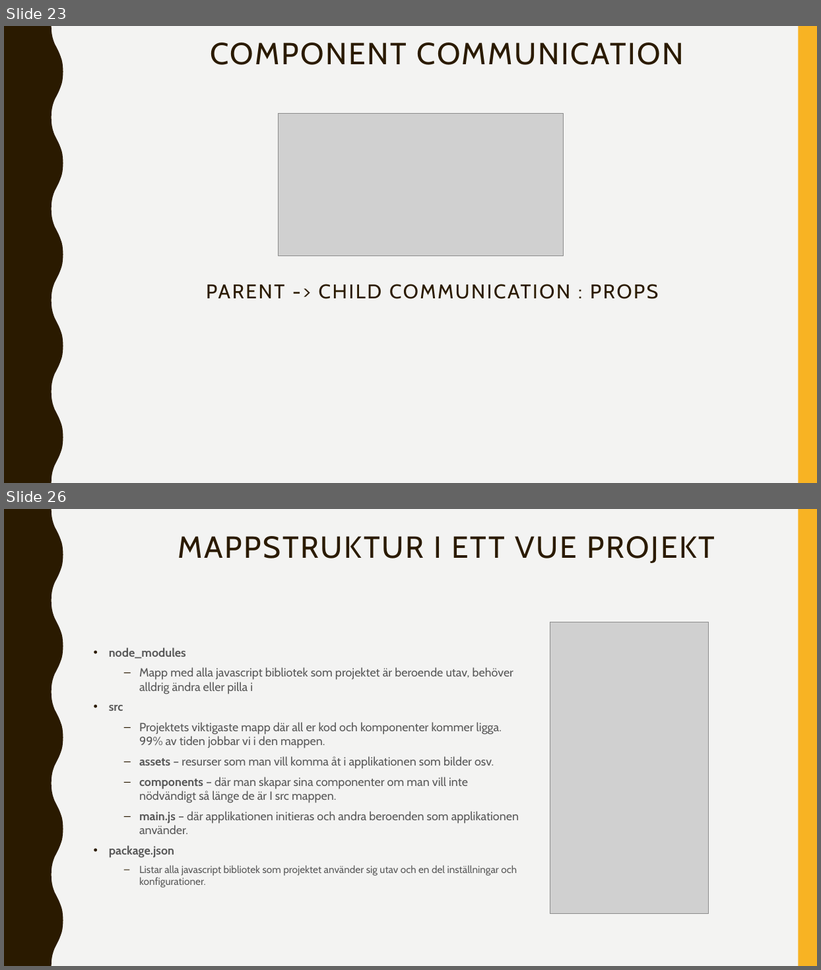
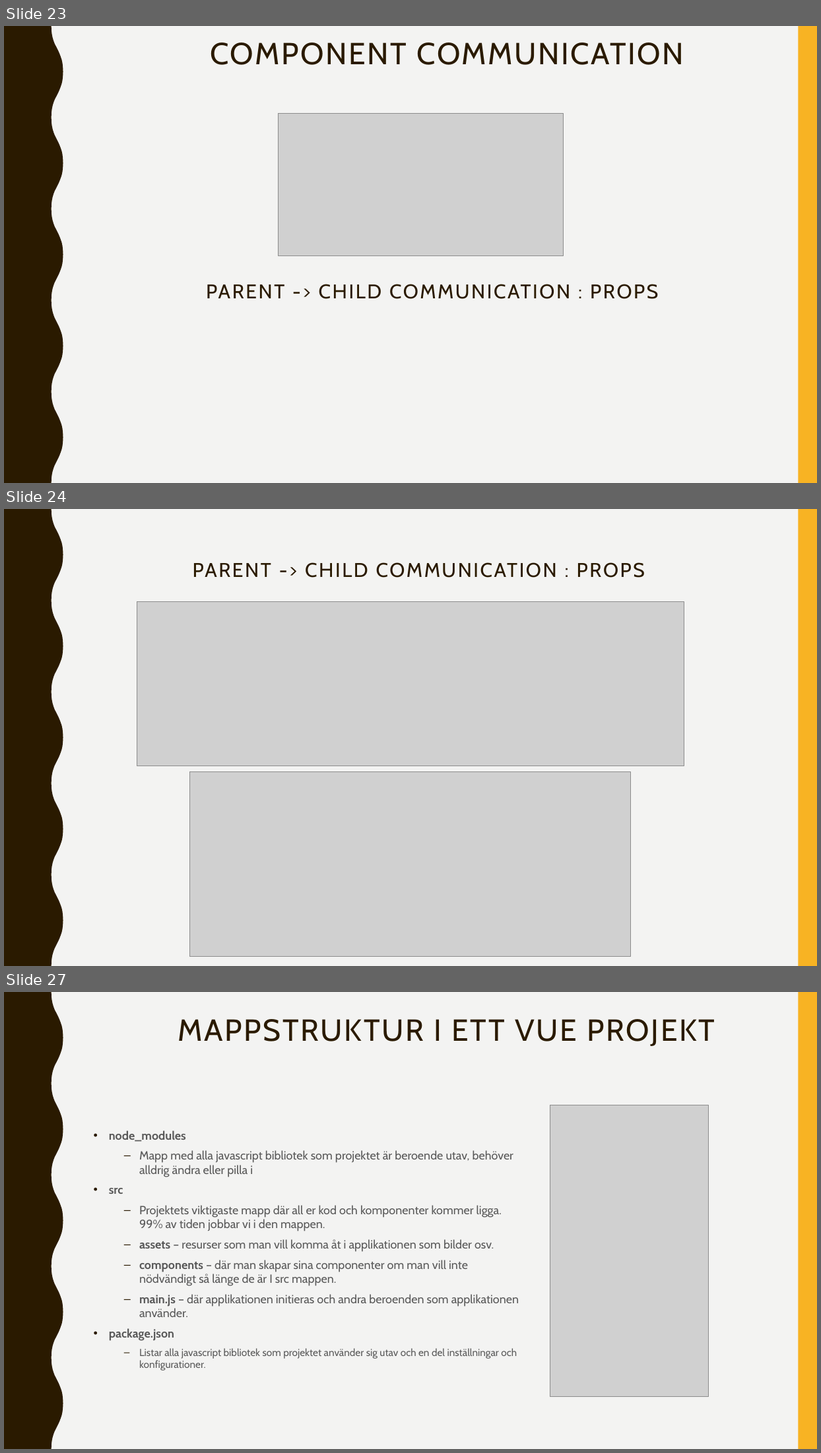
Before and after one commit to abbjetmus/programmering, a slide deck: Vue/Vue.pptx. Shown one above the other, each under a label of ours: slides 23 and 26 before the commit, slides 23, 24 and 27 after it; the slides between them are not shown. The pictures are 821x970 and 821x1453 pixels, drawn with LibreOffice and Linux fonts; fonts in the diff are those of the drawing; grey boxes stand for pictures. Boxes give left, top, right and bottom in pixels: in the first picture for what was removed or moved away, otherwise in the second. Text is boxed around its words. In the diff, an @@ line names an element or a change of style, - is before the commit and + after.

```diff
--- a/Vue/Vue.pptx
+++ b/Vue/Vue.pptx
@@ slide 24 added at bbox=[4, 509, 817, 966], background #F3F3F2; not listed: 2 template elements that a slide beside it also shows @@
@@ text added at bbox=[193, 562, 645, 578], 23.4 pt, text #2A1A00 @@
+PARENT -> CHILD COMMUNICATION : PROPS
@@ picture added at bbox=[137, 601, 684, 766] @@
@@ picture added at bbox=[190, 772, 631, 957] @@
@@ what was slide 26 is now slide 27 @@
```
Also in this commit, not shown: 2 slides changed, 1 other slide added, 1 slide removed.
